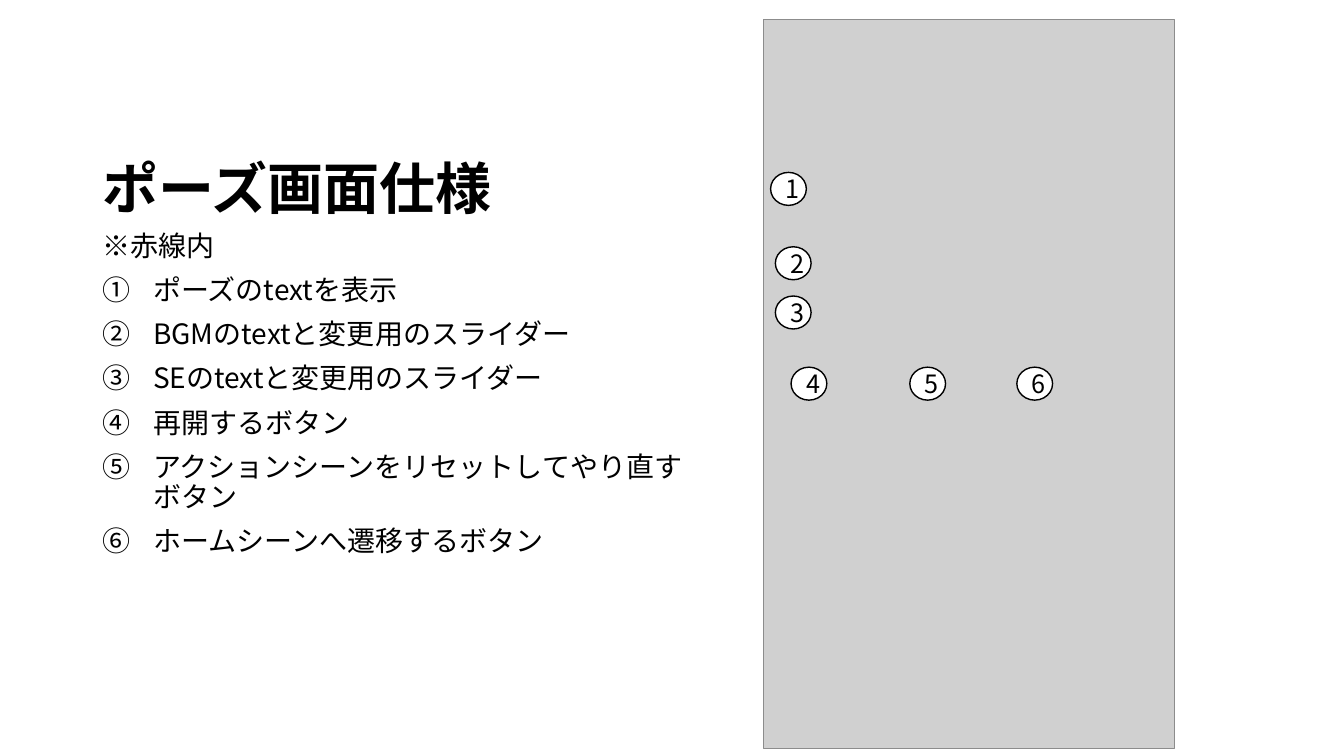
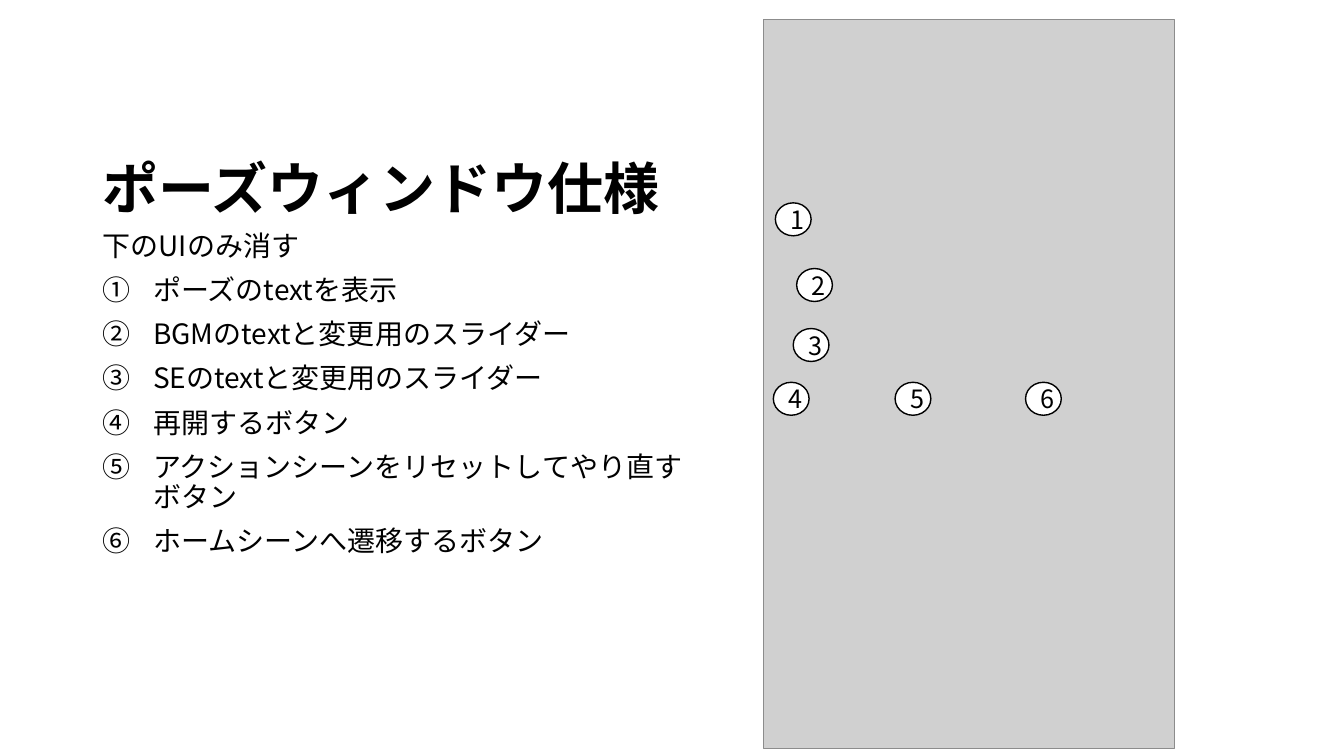
Before and after one commit to JJC-Game/StarChildren, a slide deck: slide 9 of Etc/仕様書/siyousho.pptx. Drawn at 1344x756 pixels with LibreOffice and Linux fonts; fonts in the diff are those of the drawing; grey boxes stand for pictures. Boxes give left, top, right and bottom in pixels: in the first picture for what was removed or moved away, otherwise in the second. Text is boxed around its words. In the diff, an @@ line names an element or a change of style, - is before the commit and + after.

Commit message:
仕様書編集

```diff
--- a/Etc/仕様書/siyousho.pptx
+++ b/Etc/仕様書/siyousho.pptx
@@ title at bbox=[103, 160, 660, 214]: text changed @@
-ポーズ画面仕様
+ポーズウィンドウ仕様
@@ ellipse "1": place and size @@
-ellipse "1" at bbox=[770, 172, 806, 206]
+ellipse "1" at bbox=[775, 203, 811, 236]
@@ text at bbox=[103, 232, 300, 259]: text changed @@
-※赤線内
+下のUIのみ消す
@@ ellipse "2": place and size @@
-ellipse "2" at bbox=[775, 247, 811, 280]
+ellipse "2" at bbox=[797, 268, 832, 301]
@@ ellipse "3": place and size @@
-ellipse "3" at bbox=[775, 296, 811, 330]
+ellipse "3" at bbox=[793, 329, 829, 362]
@@ ellipse "4": place and size @@
-ellipse "4" at bbox=[791, 367, 827, 400]
+ellipse "4" at bbox=[773, 382, 809, 415]
@@ ellipse "5": place and size @@
-ellipse "5" at bbox=[910, 367, 946, 400]
+ellipse "5" at bbox=[895, 382, 931, 415]
@@ ellipse "6": place and size @@
-ellipse "6" at bbox=[1017, 367, 1053, 400]
+ellipse "6" at bbox=[1025, 382, 1061, 415]
```
Also in this commit, not shown: 6 other slides changed, 1 slide removed.
